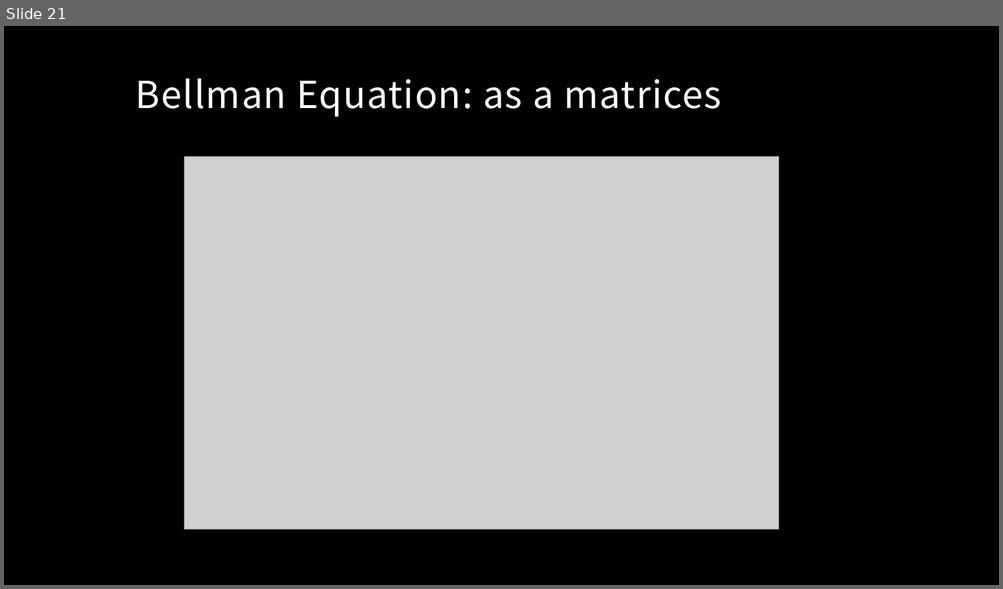
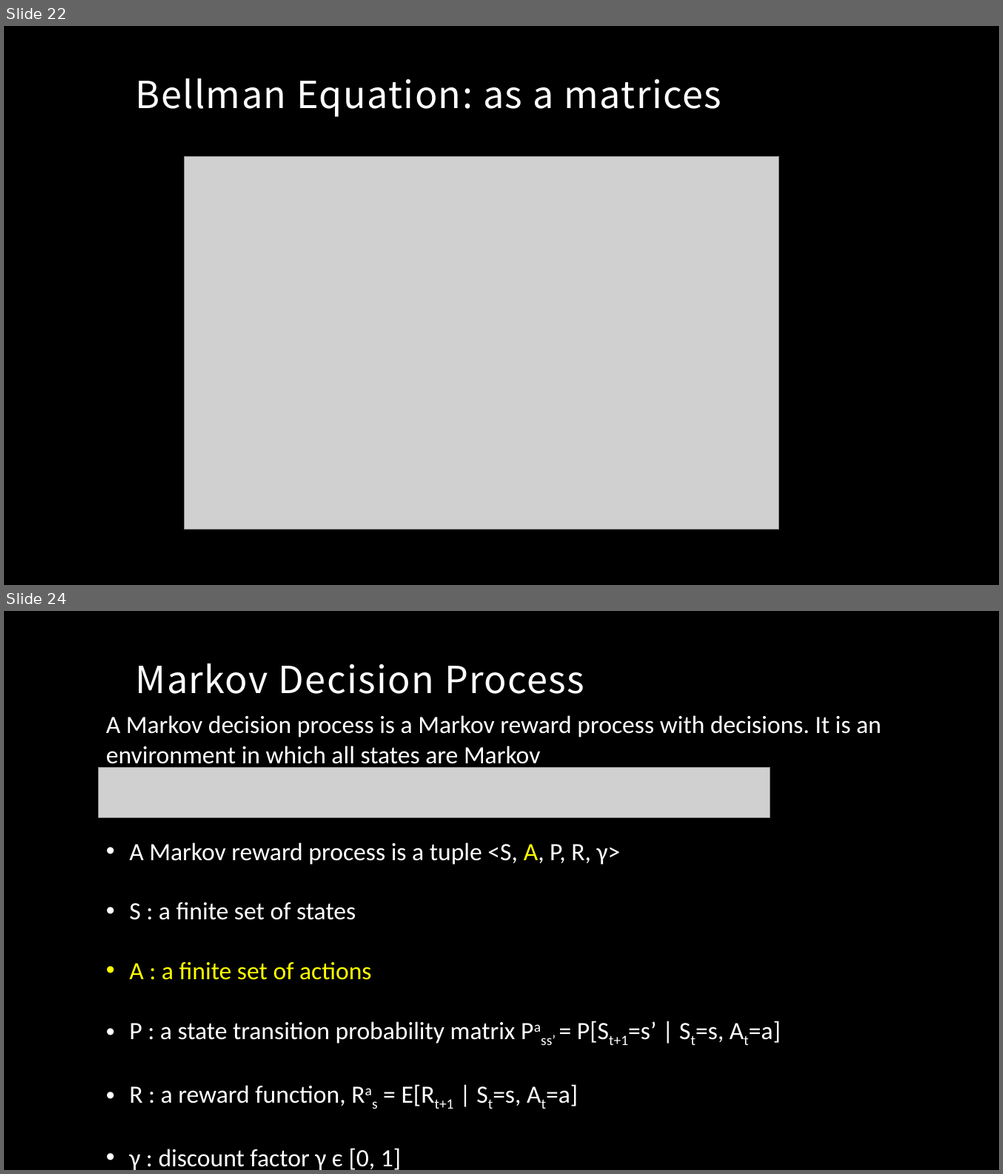
Before and after one commit to MacgyverLin/VintageComputer, a slide deck: Speech/Reinforcement Learning 2.pptx. Shown one above the other, each under a label of ours: slide 21 before the commit, slides 22 and 24 after it; the slides between them are not shown. The pictures are 1003x589 and 1003x1174 pixels, drawn with LibreOffice and Linux fonts; fonts in the diff are those of the drawing; grey boxes stand for pictures; background and template pictures are left out. Boxes give left, top, right and bottom in pixels: in the first picture for what was removed or moved away, otherwise in the second. Text is boxed around its words. In the diff, an @@ line names an element or a change of style, - is before the commit and + after.

```diff
--- a/Speech/Reinforcement Learning 2.pptx
+++ b/Speech/Reinforcement Learning 2.pptx
@@ slide 24 added at bbox=[4, 611, 999, 1170], background picture (left out) @@
@@ title added at bbox=[136, 664, 584, 694], 36 pt, text #FFFFFF @@
+Markov Decision Process
@@ text added at bbox=[106, 715, 881, 1170], 24 pt, text #FFFFFF @@
+A Markov decision process is a Markov reward process with decisions. It is an environment in which all states are Markov
+• A Markov reward process is a tuple <S, A, P, R, γ>
+• S : a finite set of states
+• A : a finite set of actions
+• P : a state transition probability matrix Pass’ = P[St+1=s’ | St=s, At=a]
+• R : a reward function, Ras = E[Rt+1 | St=s, At=a]
+• γ : discount factor γ є [0, 1]
@@ picture added at bbox=[99, 768, 769, 818] @@
@@ what was slide 21 is now slide 22 @@
```
Also in this commit, not shown: 14 slides changed, 6 other slides added.
